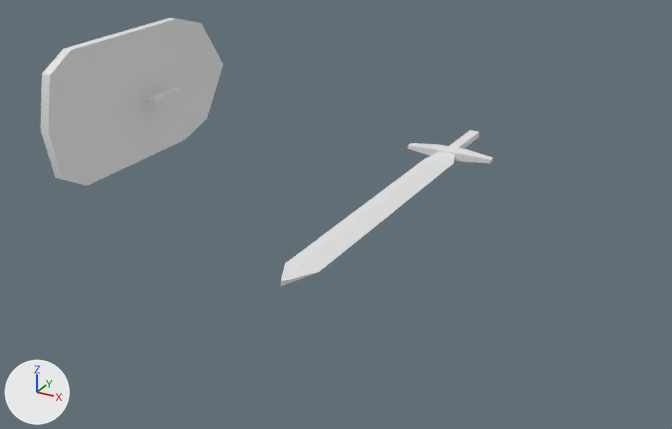
The FBX model Assets/3D Third Person/Models/weapons.fbx, before and after one commit.
Rendered twice from a camera (50 mm lens) standing at (0.84, -2.2, 0.83) and looking at (-0.17, -0.36, -0.1). The lights are fixed; the arrows at lower left show +X, +Y and +Z. Where no turn or scale is listed for an object, it has been applied to the vertices.

Objects in the first picture: 'shield', 'sword'.
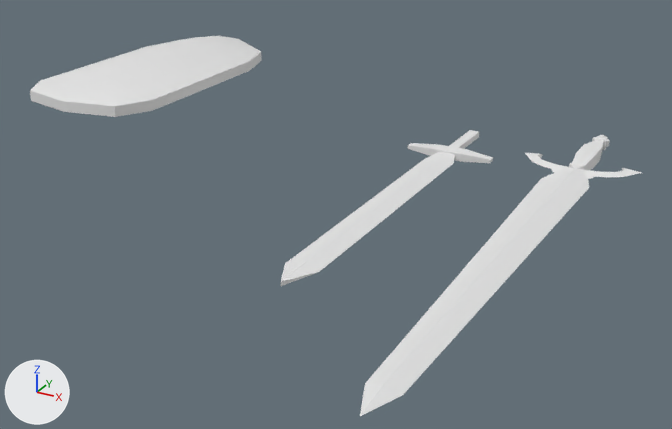
Location of each change, (x1, y1, x2, y2) in pixels of the pictures (672 x 429 px):
```json
{"object": "shield", "change": "deleted", "before": [40, 18, 223, 186]}
{"object": "sword_2", "change": "added", "after": [360, 135, 642, 416]}
{"object": "shield_1", "change": "added", "after": [30, 36, 262, 117]}
```

The change, as JSON lines over the scene's bpy script:
```json
{"op": "add", "block": "me_cube_003", "code": ["me_cube_003 = bpy.data.meshes.new('Cube.003')", "me_cube_003.from_pydata(...)  # 123 vertices, 118 faces; spans x -0.146..0.146, y -1.207..0.221, z -0.004..0.039"]}
{"op": "add", "block": "me_cube_004", "code": ["me_cube_004 = bpy.data.meshes.new('Cube.004')", "me_cube_004.from_pydata(...)  # 34 vertices, 32 faces; spans x -0.196..0.212, y -0.434..0.403, z -0.006..0.151"]}
{"op": "remove", "block": "ob_shield", "code": ["ob_shield = bpy.data.objects.new('shield', me_cube_002)", "ob_shield.location = (-0.978, 0.0, 0.0)"]}
{"op": "add", "block": "ob_sword_2", "code": ["ob_sword_2 = bpy.data.objects.new('sword_2', me_cube_003)", "ob_sword_2.location = (0.334, 0.0, 0.0)"]}
{"op": "add", "block": "ob_shield_1", "code": ["ob_shield_1 = bpy.data.objects.new('shield_1', me_cube_004)", "ob_shield_1.location = (-0.978, 0.0, 0.0)"]}
```
